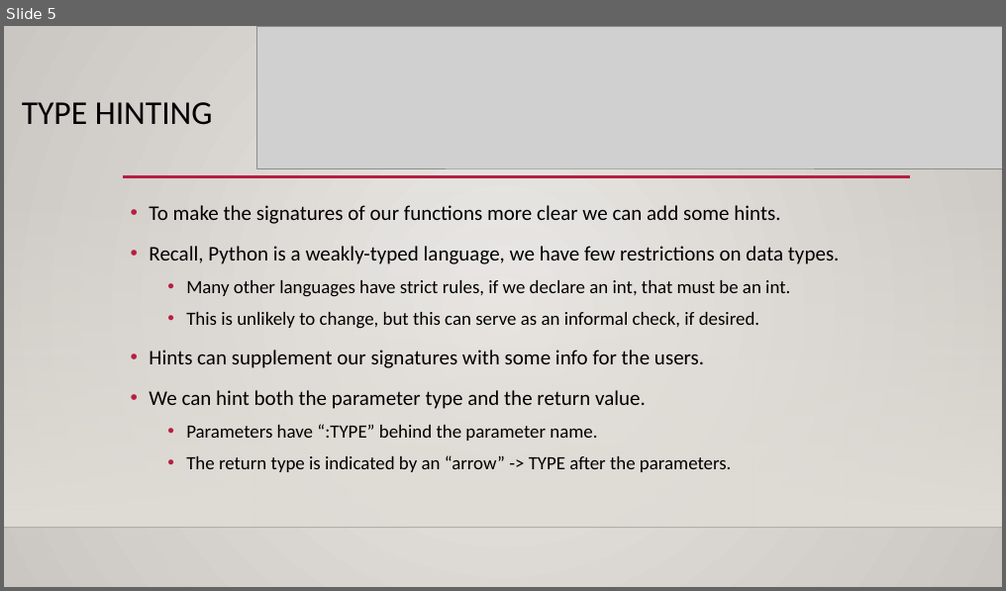
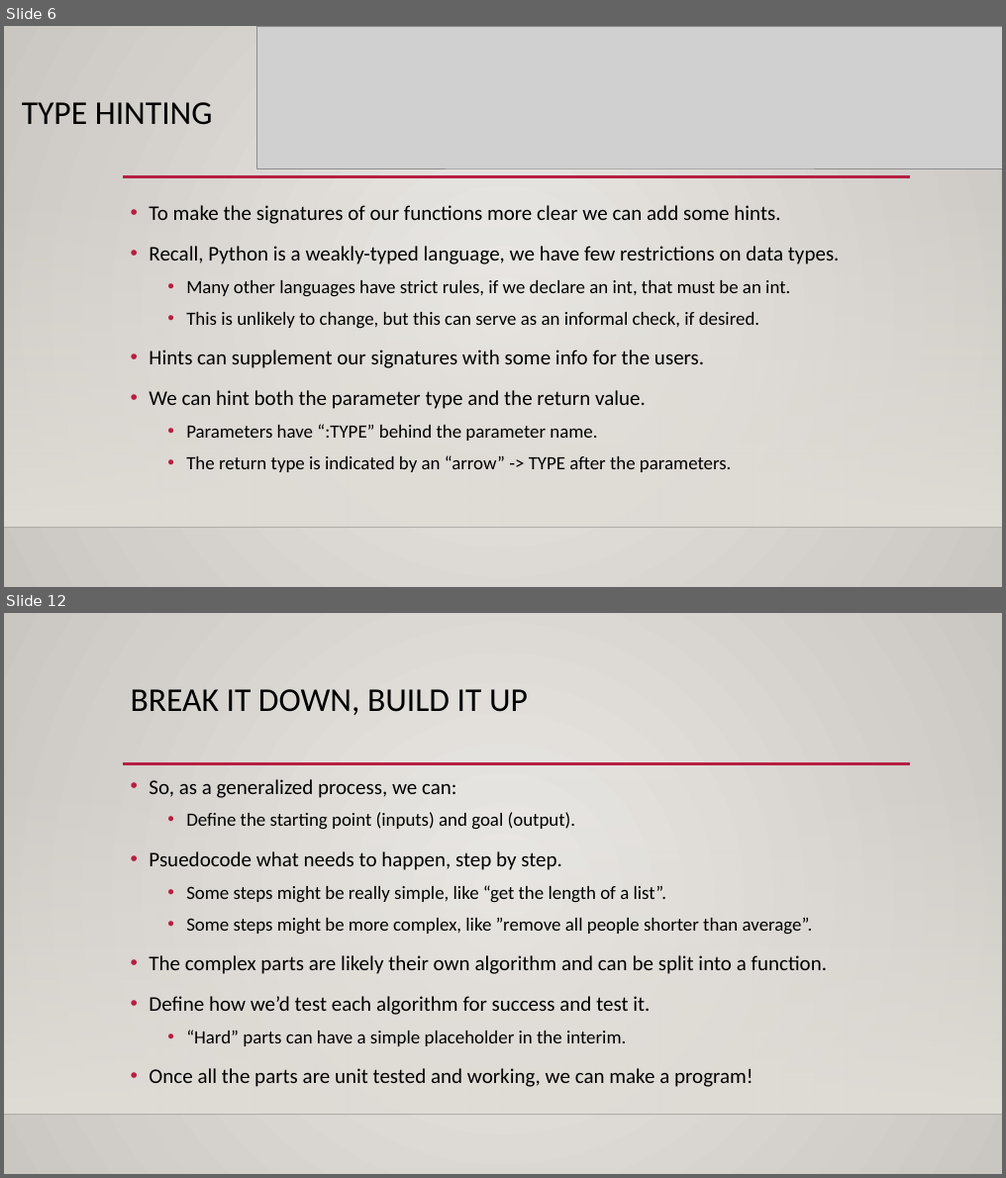
Before and after one commit to okohnkay/Programming_Basics_for_ML, a slide deck: course_material/slides/012_algo_interface_errors.pptx. Shown one above the other, each under a label of ours: slide 5 before the commit, slides 6 and 12 after it; the slides between them are not shown. The pictures are 1006x591 and 1006x1178 pixels, drawn with LibreOffice and Linux fonts; fonts in the diff are those of the drawing; grey boxes stand for pictures; background and template pictures are left out. Boxes give left, top, right and bottom in pixels: in the first picture for what was removed or moved away, otherwise in the second. Text is boxed around its words. In the diff, an @@ line names an element or a change of style, - is before the commit and + after.

```diff
--- a/course_material/slides/012_algo_interface_errors.pptx
+++ b/course_material/slides/012_algo_interface_errors.pptx
@@ slide 12 added at [4, 613, 1002, 1174], background gradient #ECEAE7 to #CAC7C1; not listed: 3 template elements that a slide beside it also shows @@
@@ title added at [131, 689, 528, 715], 32 pt, text #000000 @@
+BREAK IT DOWN, BUILD IT UP
@@ text added at [149, 779, 828, 1087], 20 pt, text #000000 @@
+• So, as a generalized process, we can:
+  • Define the starting point (inputs) and goal (output).
+• Psuedocode what needs to happen, step by step.
+  • Some steps might be really simple, like “get the length of a list”.
+  • Some steps might be more complex, like ”remove all people shorter than average”.
+• The complex parts are likely their own algorithm and can be split into a function.
+• Define how we’d test each algorithm for success and test it.
+  • “Hard” parts can have a simple placeholder in the interim.
+• Once all the parts are unit tested and working, we can make a program!
@@ what was slide 5 is now slide 6 @@
```
Also in this commit, not shown: 2 slides changed, 6 other slides added, 1 slide removed, 2 other files.
